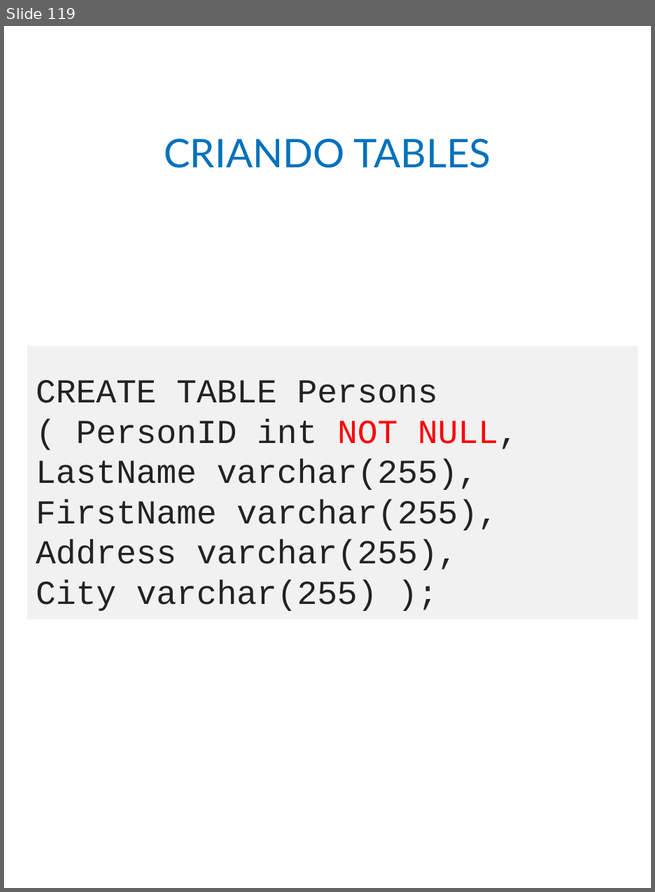
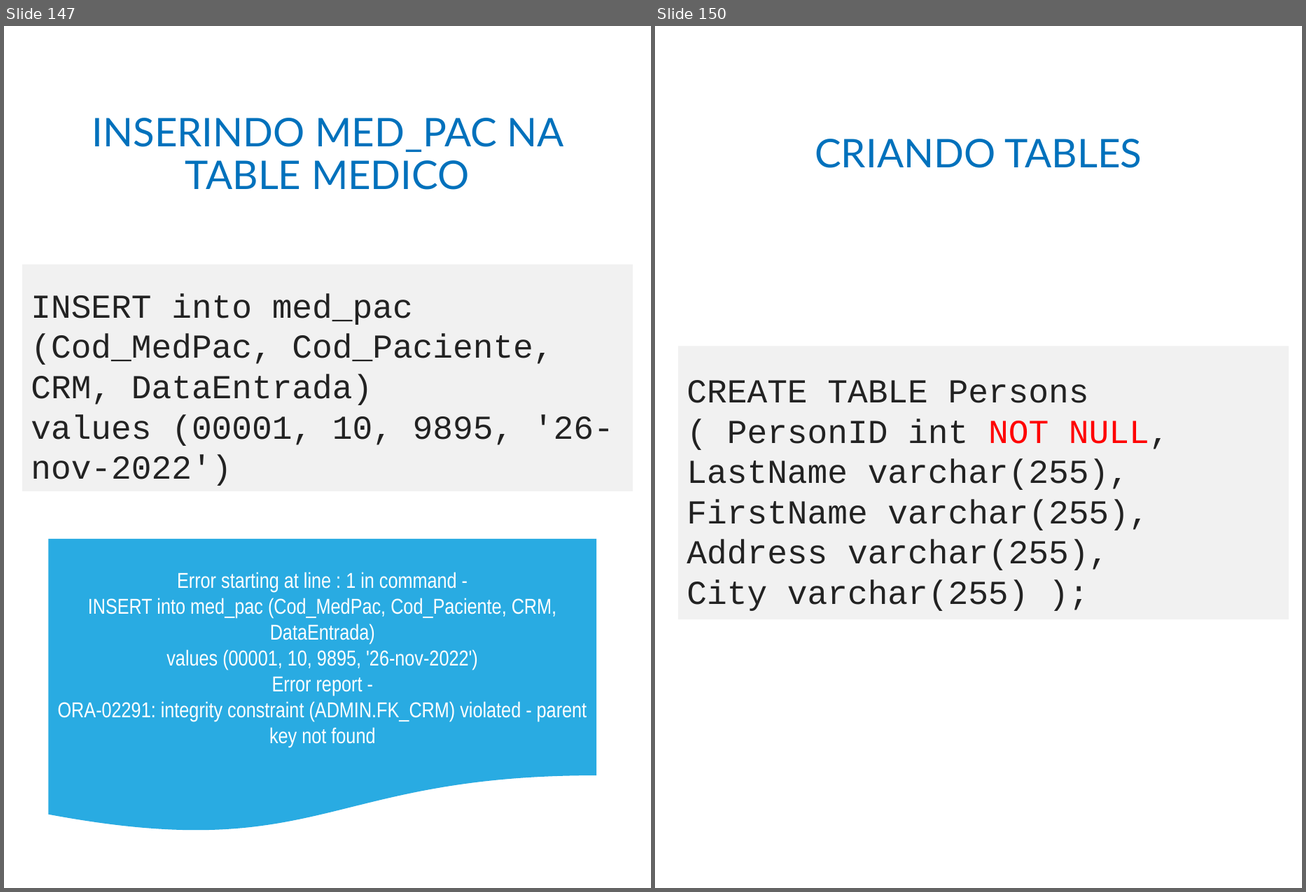
Before and after one commit to adilsonlopesoracle/BancodeDados_Gracas, a slide deck: BANCO DE DADOS_Atualizado.pptx. Shown side by side, each under a label of ours: slide 119 before the commit, slides 147 and 150 after it; the slides between them are not shown. The pictures are 655x892 and 1306x892 pixels, drawn with LibreOffice and Linux fonts; fonts in the diff are those of the drawing. Boxes give left, top, right and bottom in pixels: in the first picture for what was removed or moved away, otherwise in the second. Text is boxed around its words. In the diff, an @@ line names an element or a change of style, - is before the commit and + after.

```diff
--- a/BANCO DE DADOS_Atualizado.pptx
+++ b/BANCO DE DADOS_Atualizado.pptx
@@ slide 147 added at <box>4,26,651,888</box>, background #FFFFFF @@
@@ title added at <box>92,118,563,190</box>, 33 pt, text #0071BC @@
+INSERINDO MED_PAC NA TABLE MEDICO
@@ rectangle added at <box>22,265,633,491</box>, fill #F1F1F1, 28 pt, text #222222 @@
+INSERT into med_pac (Cod_MedPac, Cod_Paciente, CRM, DataEntrada)
+values (00001, 10, 9895, '26-nov-2022')
@@ flow chart document added at <box>49,539,596,834</box>, fill #29ABE2, 18 pt, text #FFFFFF @@
+Error starting at line : 1 in command -
+INSERT into med_pac (Cod_MedPac, Cod_Paciente, CRM, DataEntrada)
+values (00001, 10, 9895, '26-nov-2022')
+Error report -
+ORA-02291: integrity constraint (ADMIN.FK_CRM) violated - parent key not found
@@ what was slide 119 is now slide 150 @@
```
Also in this commit, not shown: 3 slides changed, 30 other slides added.
